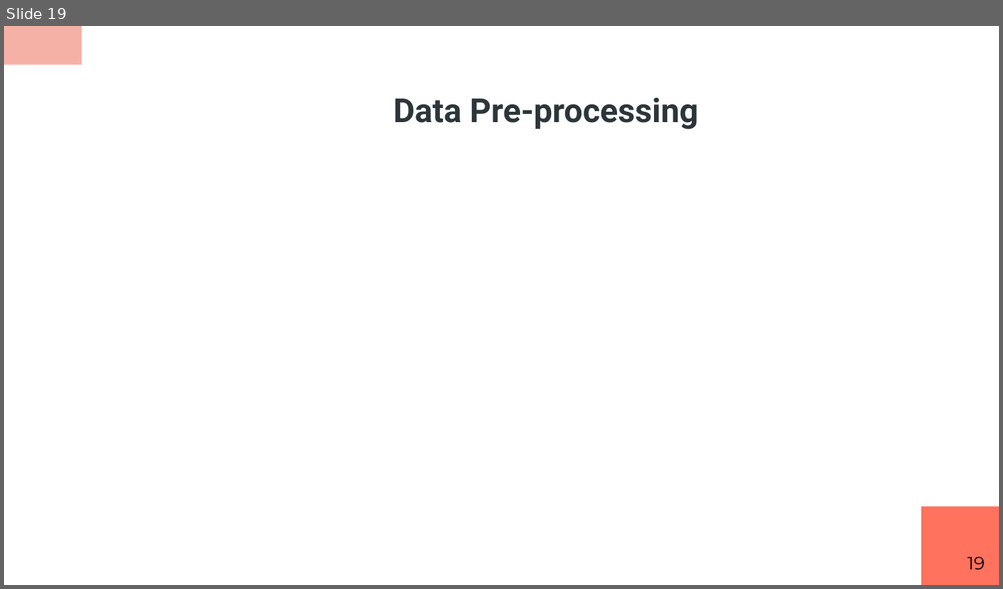
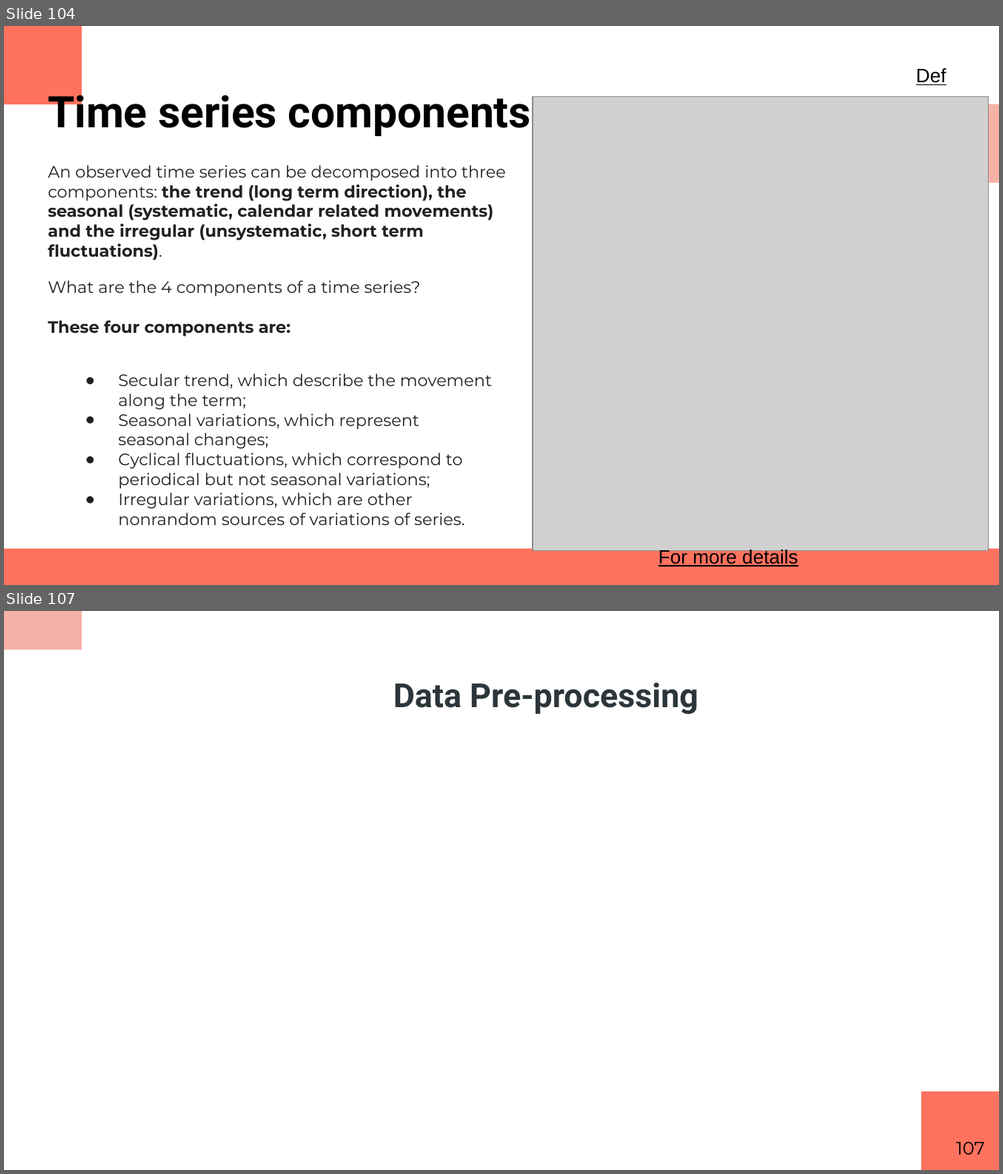
Before and after one commit to RashmivernekarN/ai_with_python_keonics, a slide deck: Module3/Business Statistics.pptx. Shown one above the other, each under a label of ours: slide 19 before the commit, slides 104 and 107 after it; the slides between them are not shown. The pictures are 1003x589 and 1003x1174 pixels, drawn with LibreOffice and Linux fonts; fonts in the diff are those of the drawing; grey boxes stand for pictures. Boxes give left, top, right and bottom in pixels: in the first picture for what was removed or moved away, otherwise in the second. Text is boxed around its words. In the diff, an @@ line names an element or a change of style, - is before the commit and + after.

```diff
--- a/Module3/Business Statistics.pptx
+++ b/Module3/Business Statistics.pptx
@@ slide 104 added at [4,26,999,585], background #FFFFFF @@
@@ rectangle added at [4,26,82,104], fill #FF725E @@
@@ text added at [916,68,946,85], 14 pt, text #000000, underline @@
+Def
@@ title added at [48,87,531,136], 31.5 pt, text #000000, bold @@
+Time series components
@@ picture added at [532,96,987,551] @@
@@ rectangle added at [921,104,999,183], fill #F6B1A7 @@
@@ text added at [48,165,506,526], 12 pt, text #202124 @@
+An observed time series can be decomposed into three components: the trend (long term direction), the seasonal (systematic, calendar related movements) and the irregular (unsystematic, short term fluctuations).
+What are the 4 components of a time series?
+These four components are:
+● Secular trend, which describe the movement along the term;
+● Seasonal variations, which represent seasonal changes;
+● Cyclical fluctuations, which correspond to periodical but not seasonal variations;
+● Irregular variations, which are other nonrandom sources of variations of series.
@@ rectangle added at [4,549,999,585], fill #FF725E @@
@@ text added at [658,548,798,568], 14 pt, text #000000, underline @@
+For more details
@@ what was slide 19 is now slide 107 @@
@@ page number at [956,1142,984,1155]: text changed @@
-19
+107
```
Also in this commit, not shown: 6 slides changed, 88 other slides added, 1 slide removed, 6 other files.
